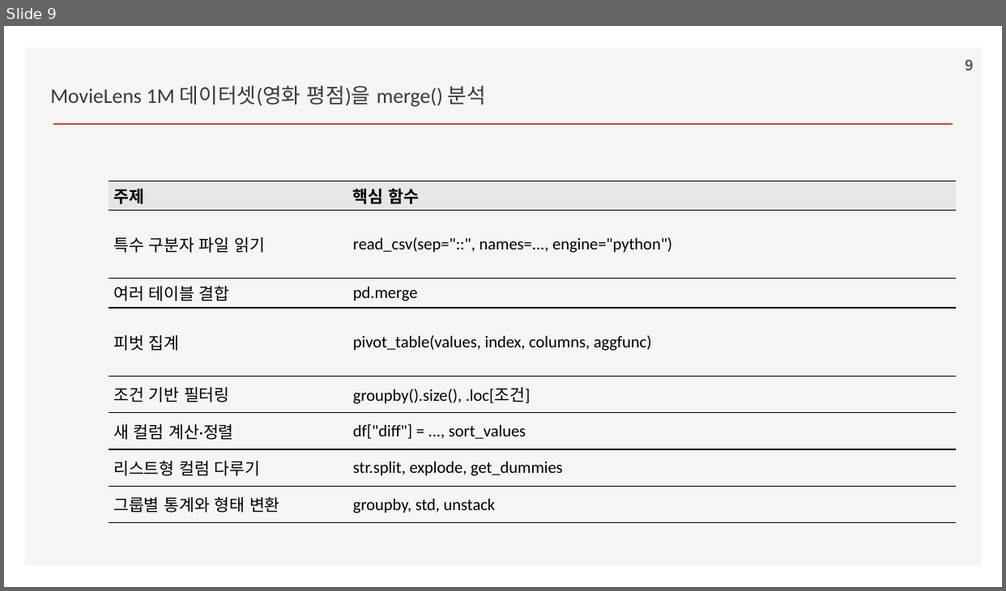
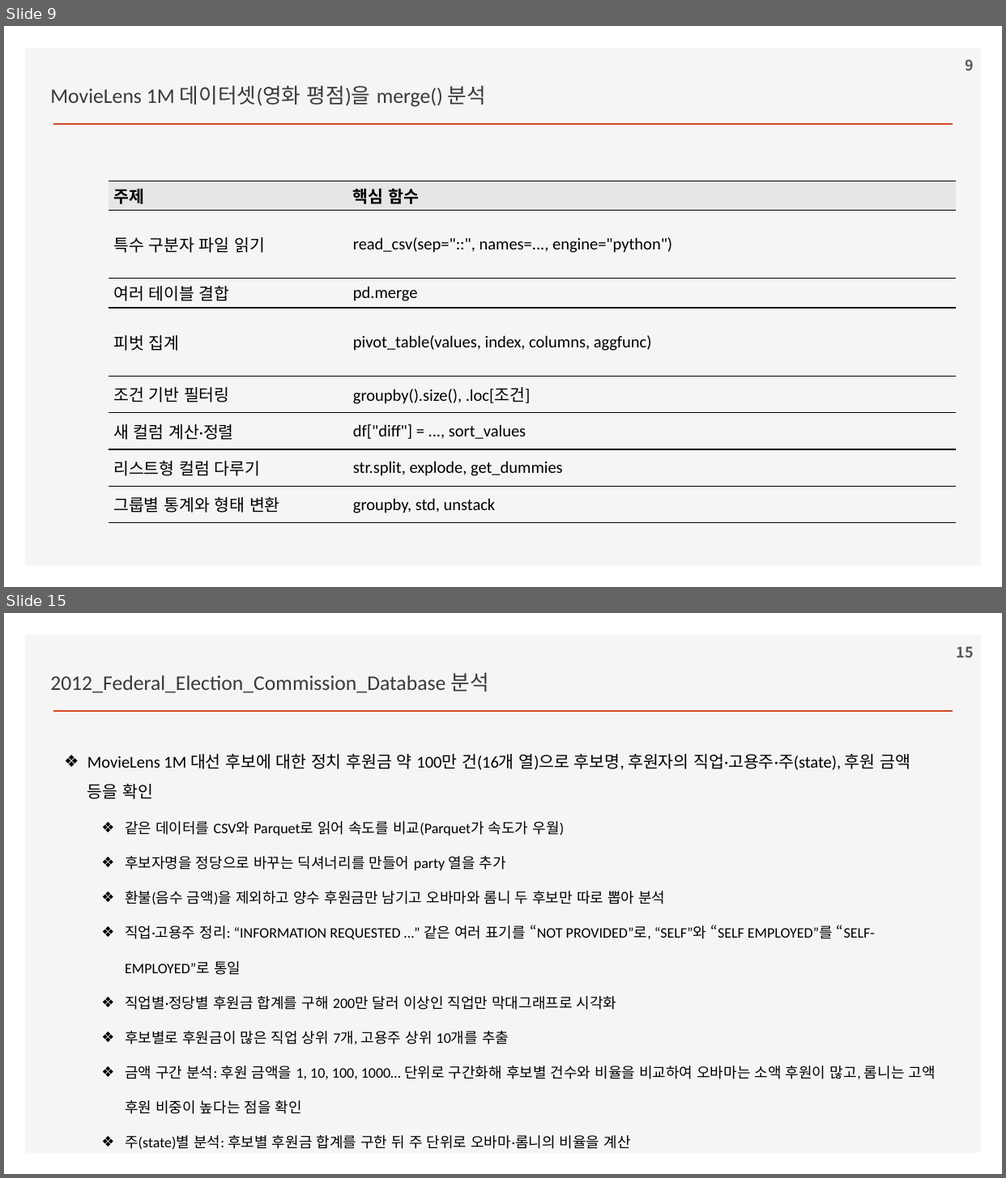
Before and after one commit to ancestor9/2026_Fall_Application-Deployment, a slide deck: 20261106/python for data analysis.pptx. Shown one above the other, each under a label of ours: slide 9 before the commit, slides 9 and 15 after it; the slides between them are not shown. The pictures are 1006x591 and 1006x1178 pixels, drawn with LibreOffice and Linux fonts; fonts in the diff are those of the drawing; background and template pictures are left out. Boxes give left, top, right and bottom in pixels: in the first picture for what was removed or moved away, otherwise in the second. Text is boxed around its words. In the diff, an @@ line names an element or a change of style, - is before the commit and + after.

```diff
--- a/20261106/python for data analysis.pptx
+++ b/20261106/python for data analysis.pptx
@@ slide 15 added at [4,613,1002,1174], background #FFFFFF; not listed: 2 template elements that a slide beside it also shows @@
@@ page number added at [956,646,973,658], 14 pt, text #595959, bold @@
+15
@@ text added at [50,672,489,693], 20 pt, text #3B3838 @@
+2012_Federal_Election_Commission_Database 분석
@@ text added at [87,754,936,1150], 14 pt, text #000000 @@
+❖ MovieLens 1M 대선 후보에 대한 정치 후원금 약 100만 건(16개 열)으로 후보명, 후원자의 직업·고용주·주(state), 후원 금액 등을 확인
+  ❖ 같은 데이터를 CSV와 Parquet로 읽어 속도를 비교(Parquet가 속도가 우월)
+  ❖ 후보자명을 정당으로 바꾸는 딕셔너리를 만들어 party 열을 추가
+  ❖ 환불(음수 금액)을 제외하고 양수 후원금만 남기고 오바마와 롬니 두 후보만 따로 뽑아 분석
+  ❖ 직업·고용주 정리: “INFORMATION REQUESTED …” 같은 여러 표기를 “NOT PROVIDED”로, “SELF”와 “SELF EMPLOYED”를 “SELF-EMPLOYED”로 통일
+  ❖ 직업별·정당별 후원금 합계를 구해 200만 달러 이상인 직업만 막대그래프로 시각화
+  ❖ 후보별로 후원금이 많은 직업 상위 7개, 고용주 상위 10개를 추출
+  ❖ 금액 구간 분석: 후원 금액을 1, 10, 100, 1000… 단위로 구간화해 후보별 건수와 비율을 비교하여 오바마는 소액 후원이 많고, 롬니는 고액 후원 비중이 높다는 점을 확인
+  ❖ 주(state)별 분석: 후보별 후원금 합계를 구한 뒤 주 단위로 오바마·롬니의 비율을 계산
```
Also in this commit, not shown: 2 slides changed, 11 other slides added.
